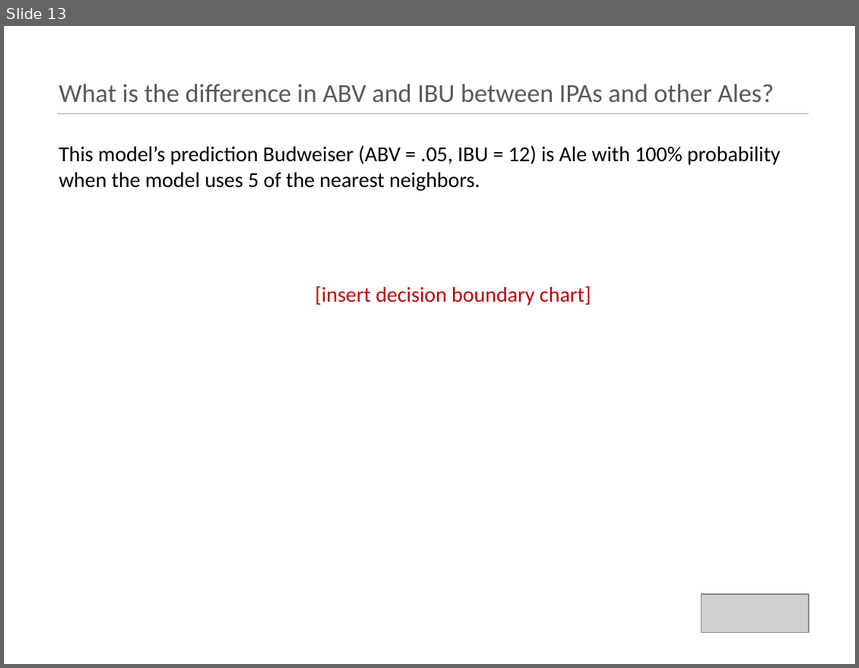
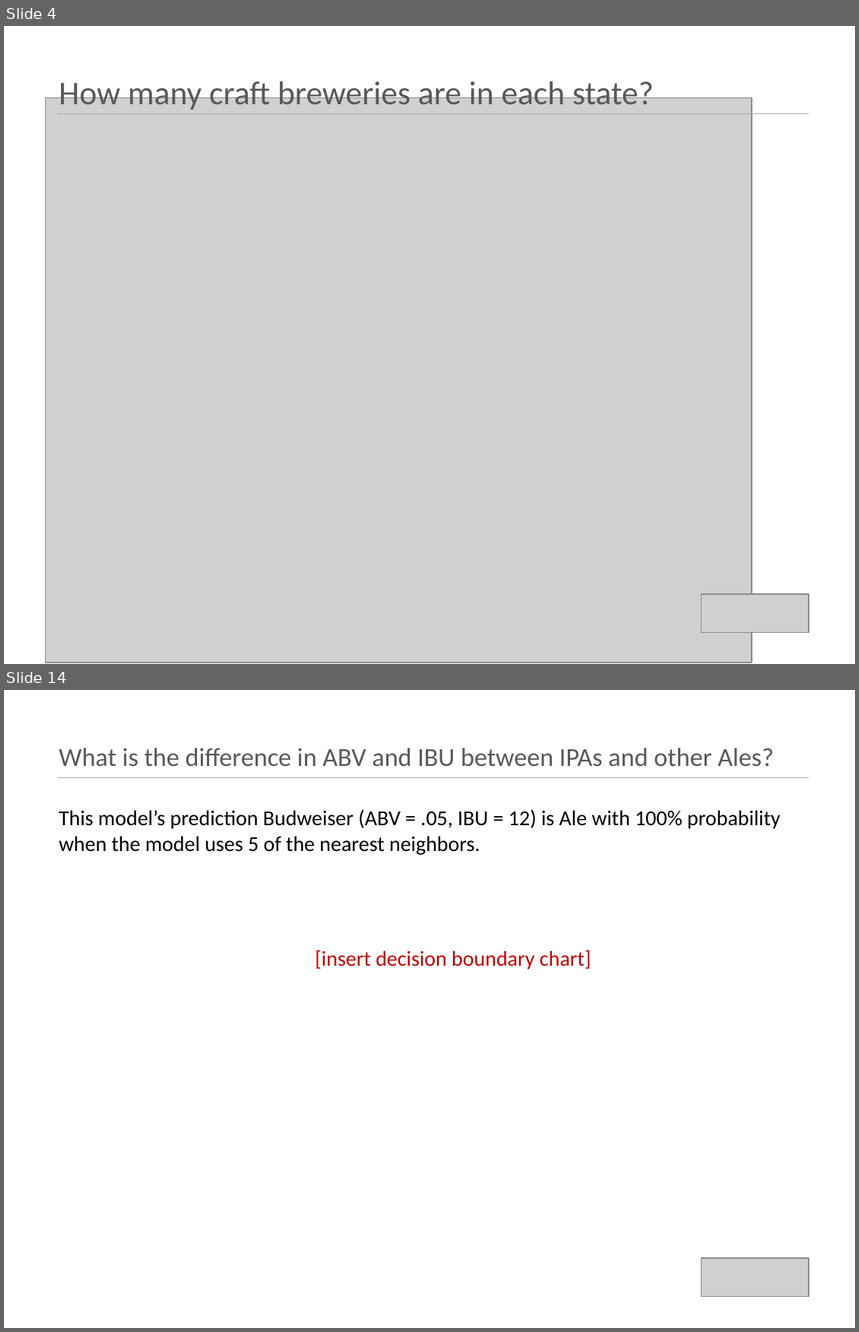
Before and after one commit to kristxh/6306-CaseStudy1-Beer, a slide deck: case_study_1_budweiser.pptx. Shown one above the other, each under a label of ours: slide 13 before the commit, slides 4 and 14 after it; the slides between them are not shown. The pictures are 859x668 and 859x1332 pixels, drawn with LibreOffice and Linux fonts; fonts in the diff are those of the drawing; grey boxes stand for pictures. Boxes give left, top, right and bottom in pixels: in the first picture for what was removed or moved away, otherwise in the second. Text is boxed around its words. In the diff, an @@ line names an element or a change of style, - is before the commit and + after.

```diff
--- a/case_study_1_budweiser.pptx
+++ b/case_study_1_budweiser.pptx
@@ slide 4 added at <box>4,26,855,664</box>, background #FFFFFF @@
@@ title added at <box>59,77,654,110</box>, 28 pt, text #595959 @@
+How many craft breweries are in each state?
@@ picture added at <box>46,98,752,664</box> @@
@@ line added from (58, 113) to (810, 113), #AFABAB 0.5 pt @@
@@ picture added at <box>701,594,808,633</box> @@
@@ what was slide 13 is now slide 14 @@
```
Also in this commit, not shown: 10 slides changed, 2 other files.
